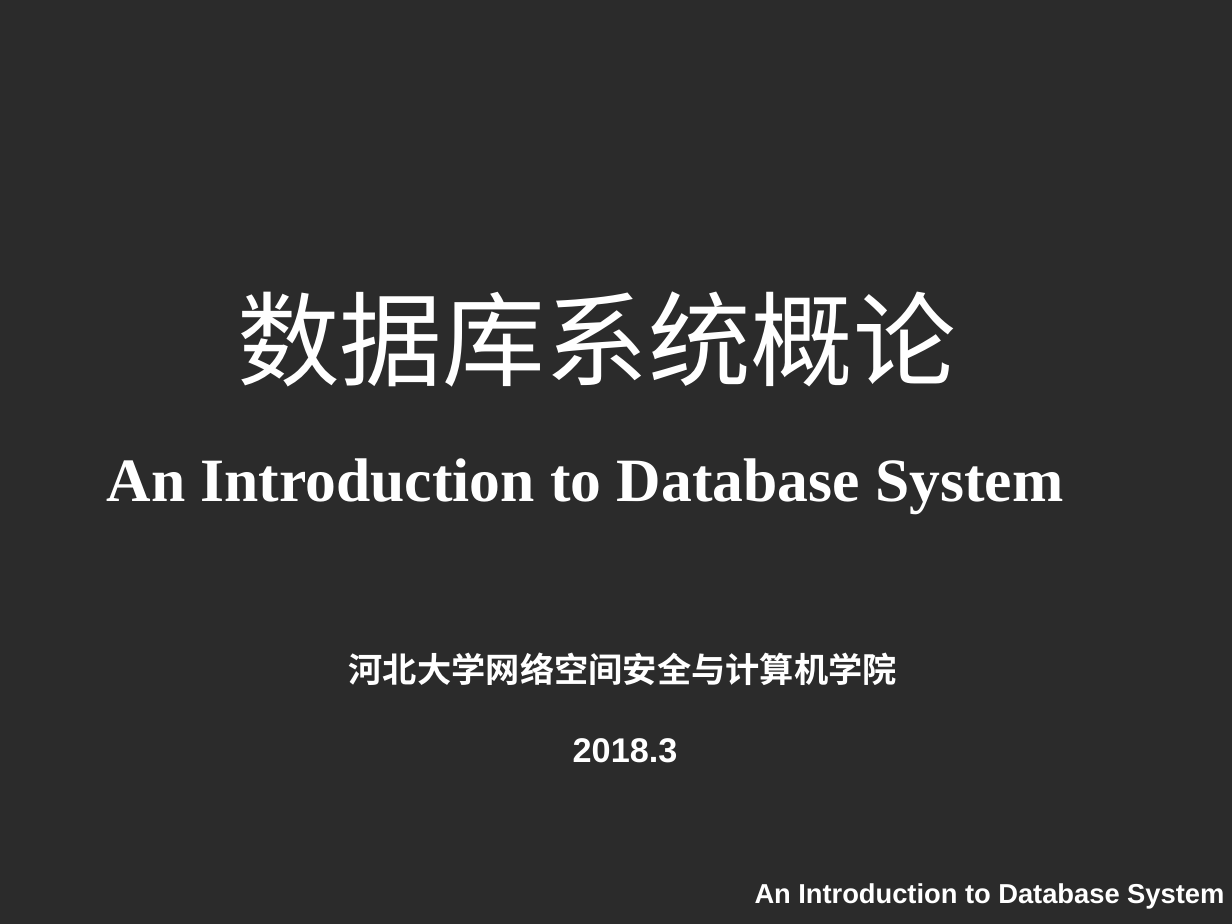
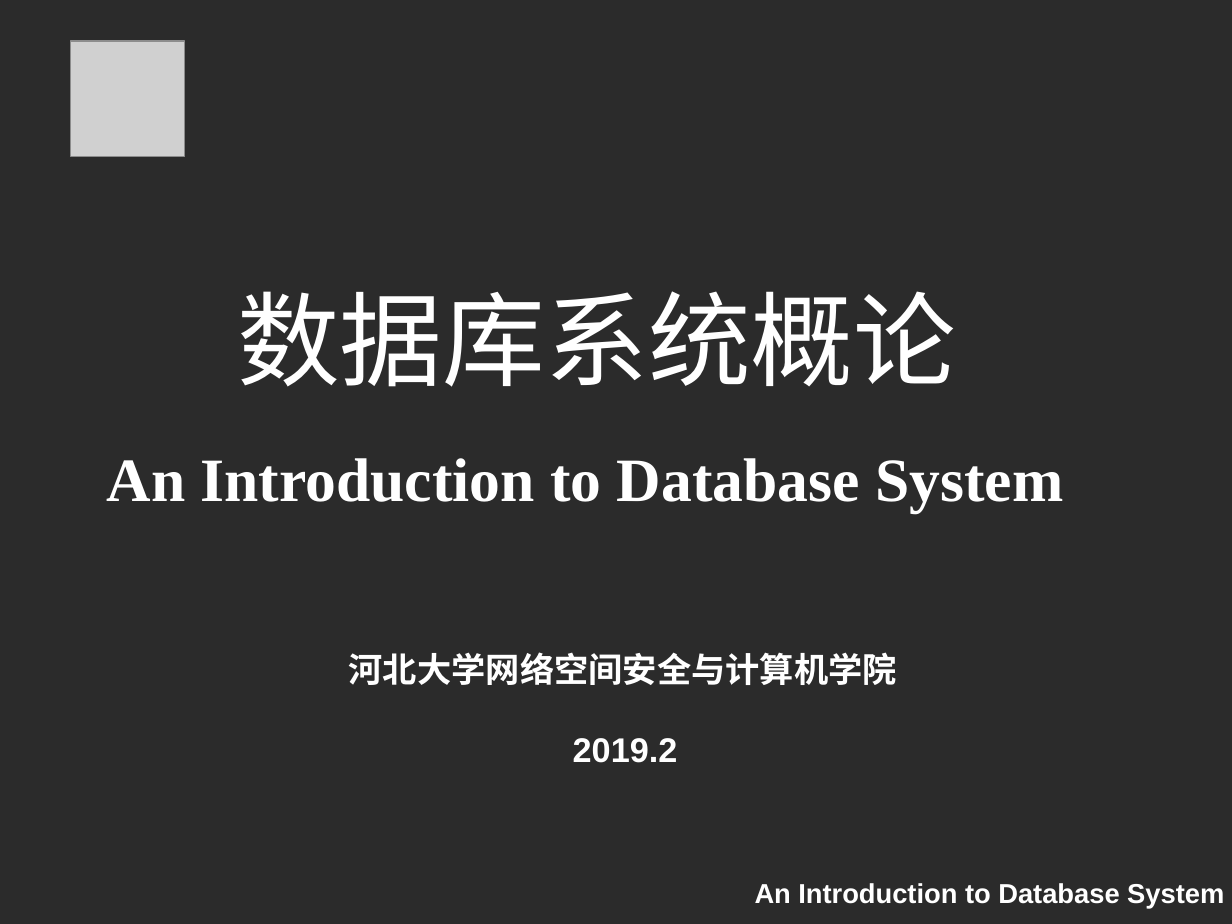
Before and after one commit to HBU/DataBase, a slide deck: slide 1 of PPT/DB第01章.ppt. Drawn at 1232x924 pixels with LibreOffice and Linux fonts; fonts in the diff are those of the drawing; grey boxes stand for pictures; background and template pictures are left out; a plain dark background stands for a picture behind light text. Boxes give left, top, right and bottom in pixels: in the first picture for what was removed or moved away, otherwise in the second. Text is boxed around its words. In the diff, an @@ line names an element or a change of style, - is before the commit and + after.

```diff
--- a/PPT/DB第01章.ppt
+++ b/PPT/DB第01章.ppt
@@ picture added at box(70, 41, 185, 156) @@
@@ text at box(573, 738, 678, 763): text changed @@
-2018.3
+2019.2
```
Also in this commit, not shown: 13 other slides changed.
